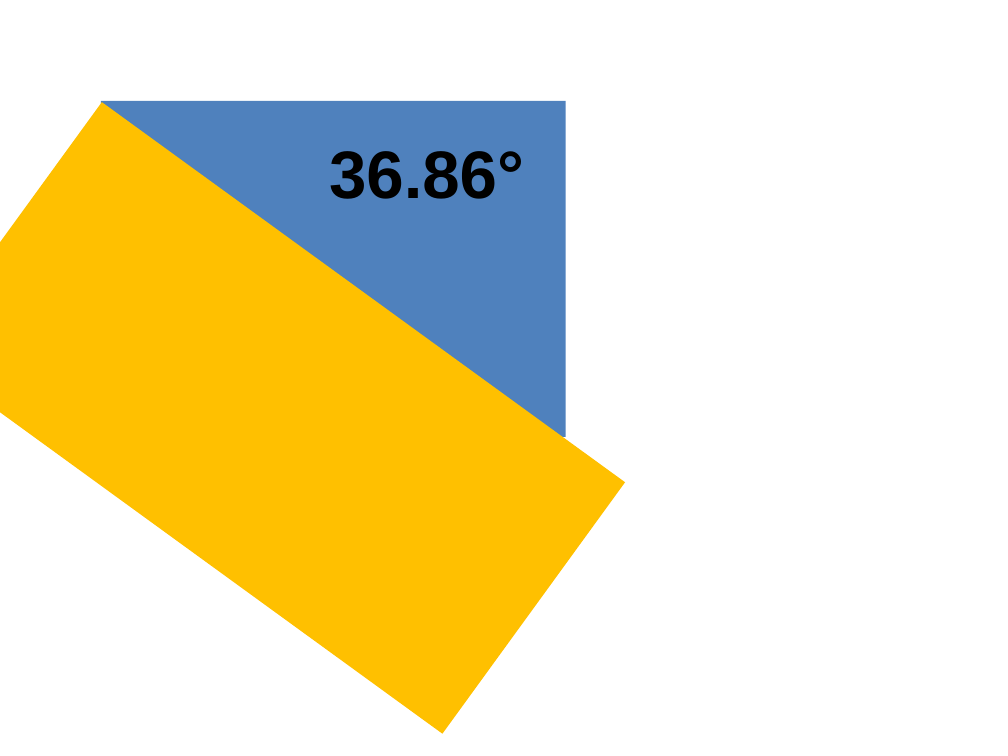
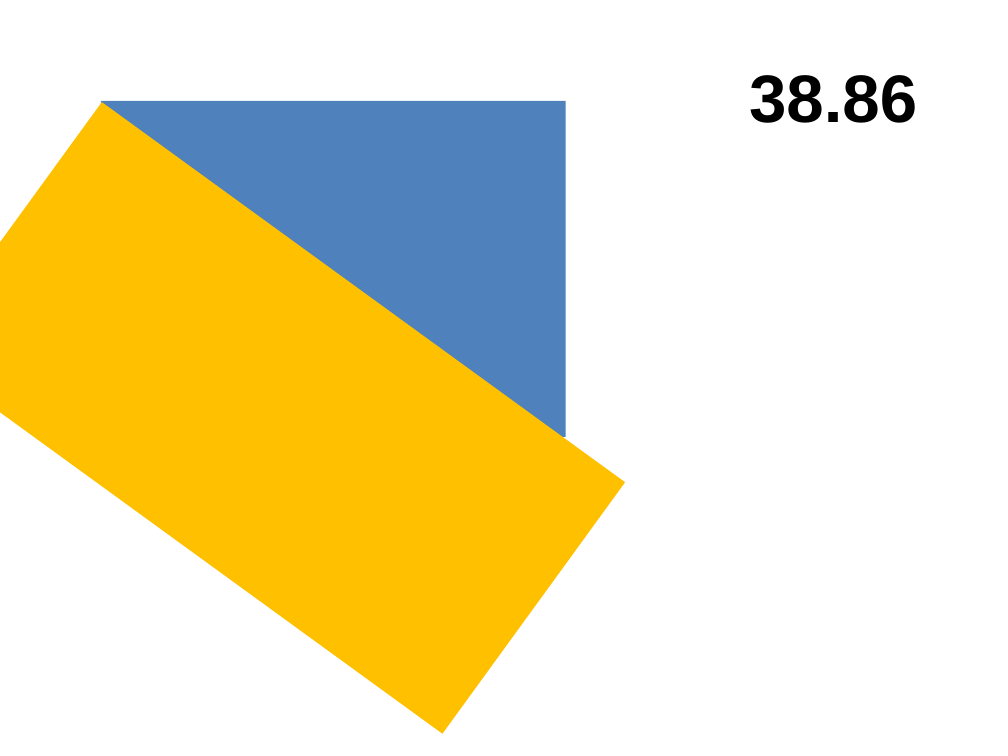
Before and after one commit to daackm/daackm.github.io, a slide deck: slide 5 of Wedgies.pptx (slide 6 before the commit). Drawn at 1008x756 pixels with LibreOffice and Linux fonts; fonts in the diff are those of the drawing. Boxes give left, top, right and bottom in pixels: in the first picture for what was removed or moved away, otherwise in the second. Text is boxed around its words. In the diff, an @@ line names an element or a change of style, - is before the commit and + after.

```diff
--- a/Wedgies.pptx
+++ b/Wedgies.pptx
@@ text added at [749,75,917,123], 48 pt, text #000000, bold @@
+38.86
@@ text removed at [329,151,524,199] @@
-36.86°
```
Also in this commit, not shown: 3 slides removed, 3 other files.
